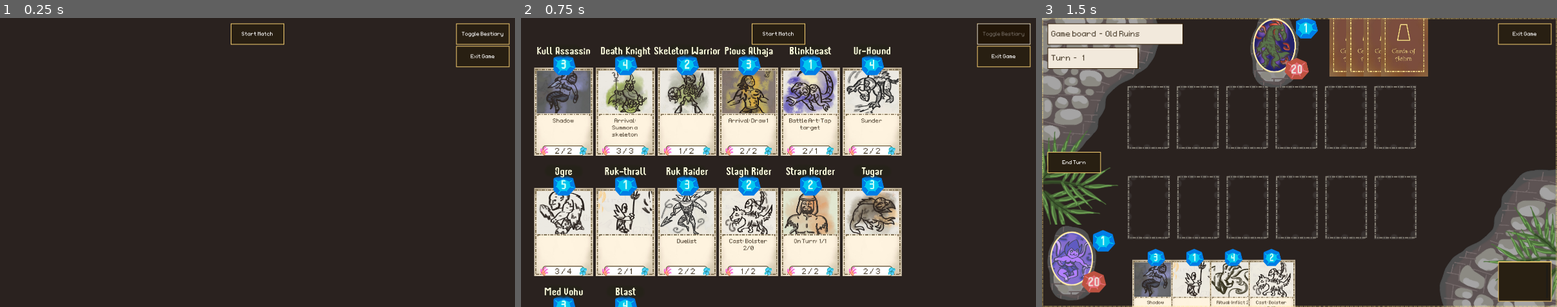
Above: before the commit, frames 1-3 (left to right).
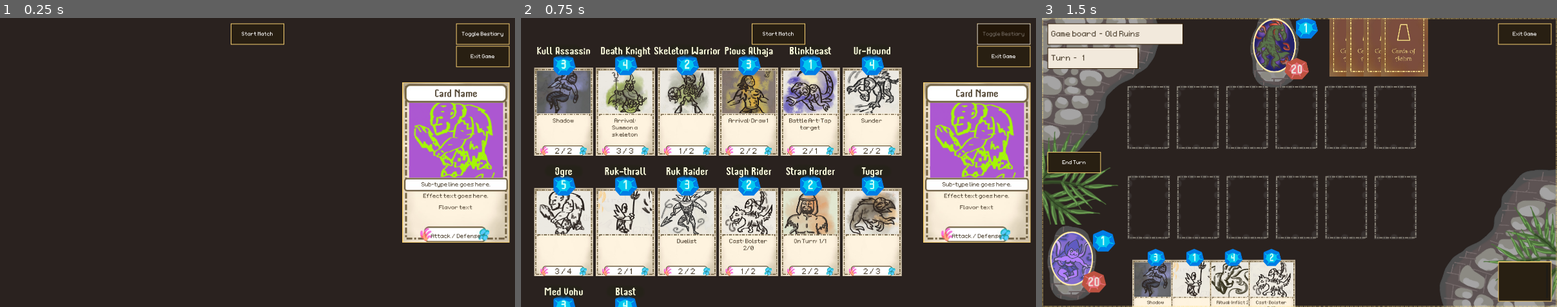
Above: after the commit, the same moments.

Repository: OttoElomaa/Godot-4-Ogre-Card-Game
Game: Godot game, scene res://GameScenes/MainMenu.tscn
Same seed, same stepped clock (60 frames per second), same inputs: the game is played once before the commit and once after it.
Inputs (mouse positions are in pixels of both pictures, inside the frame that each line leads up to):
- Up to frame 1 (0.25 s): no input
- Up to frame 2 (0.75 s): click (1005, 35) at 0.5 s
- Up to frame 3 (1.5 s): click (1299, 35) at 1.25 s

The runs differ from the first frame. In frame 1, 12% of the frame differs, in the area x 78-99%, y 22-78%; in frame 2, 12%; in frame 3, less than 0.1%.

Commit message:
Card hover on/off now goes through MyTools autoload, instead of signals. Split CardInfoPanel into its own scene and script

Diff:
--- a/Cards/card.gd
+++ b/Cards/card.gd
@@ -266,11 +266,13 @@
 
 #########################################################################
 func _on_area_2d_mouse_entered() -> void:
-	emit_signal("hoverOn", self)
+	#emit_signal("hoverOn", self)
+	MyTools.handleCardHover(true, self)
 
 
 func _on_area_2d_mouse_exited() -> void:
-	emit_signal("hoverOff", self)
+	#emit_signal("hoverOff", self)
+	MyTools.handleCardHover(false, self)
 
 
 
--- a/GameScenes/Autoloads/my_tools.gd
+++ b/GameScenes/Autoloads/my_tools.gd
@@ -57,6 +57,14 @@
 
 
 
+func handleCardHover(isHovering:bool, card:Card):
+	if States.gameState == States.GameStates.BESTIARY:
+		pass
+	else:
+		cardsManager.toggleCardHover(isHovering, card)
+
+
+
 func handleDrawCard(isEnemy:bool):
 	cardsManager.checkIsEnemyAnddrawCard(isEnemy)
 
--- a/GameScenes/Autoloads/states.gd
+++ b/GameScenes/Autoloads/states.gd
@@ -2,7 +2,7 @@
 
 
 enum GameStates {
-	PLAY, ATTACK, CARD_ACT_MENU, CAST, NONE
+	PLAY, ATTACK, CARD_ACT_MENU, CAST, NONE, BESTIARY
 }
 
 var gameState: GameStates = GameStates.PLAY
--- /dev/null
+++ b/GameScenes/CardInfoPanel.tscn
@@ -0,0 +1,75 @@
+[gd_scene load_steps=7 format=3 uid="uid://dtaqr72ueoeng"]
+
+[ext_resource type="StyleBox" uid="uid://jqa8dgagawo1" path="res://PanelStyles/SkillBarBoxStyle.tres" id="1_0kdtv"]
+[ext_resource type="Texture2D" uid="uid://bvnmf54c4ye2n" path="res://Art/CardComponents/card-background-texture-V4b-ForInfoPane.jpg" id="2_axiiv"]
+[ext_resource type="Script" uid="uid://cjv7n32vxaee8" path="res://GameScenes/cardInfoPanel.gd" id="2_o0dss"]
+[ext_resource type="LabelSettings" uid="uid://5ls01gsi27ws" path="res://Fonts/LabelSet-Header-Brown.tres" id="3_o0dss"]
+[ext_resource type="Texture2D" uid="uid://b7g66n14xrpak" path="res://Art/CardArt/card-art-base-card-idk.png" id="4_ykqoc"]
+[ext_resource type="LabelSettings" uid="uid://qjlnlywf0ted" path="res://Fonts/LabelSetSmallBrownCardText.tres" id="5_f5wib"]
+
+[node name="CardInfoPanel" type="PanelContainer"]
+custom_minimum_size = Vector2(400, 600)
+theme_override_styles/panel = ExtResource("1_0kdtv")
+script = ExtResource("2_o0dss")
+
+[node name="CardBackgroundTexture" type="TextureRect" parent="."]
+layout_mode = 2
+texture = ExtResource("2_axiiv")
+
+[node name="Margin" type="MarginContainer" parent="."]
+layout_mode = 2
+theme_override_constants/margin_left = 22
+theme_override_constants/margin_top = 20
+theme_override_constants/margin_right = 22
+theme_override_constants/margin_bottom = 10
+
+[node name="VBox" type="VBoxContainer" parent="Margin"]
+layout_mode = 2
+theme_override_constants/separation = 14
+
+[node name="NameLabel" type="Label" parent="Margin/VBox"]
+custom_minimum_size = Vector2(0, 40)
+layout_mode = 2
+text = "Card Name"
+label_settings = ExtResource("3_o0dss")
+horizontal_alignment = 1
+vertical_alignment = 2
+
+[node name="CardArt" type="TextureRect" parent="Margin/VBox"]
+layout_mode = 2
+texture = ExtResource("4_ykqoc")
+expand_mode = 5
+stretch_mode = 4
+
+[node name="VBox2" type="VBoxContainer" parent="Margin/VBox"]
+layout_mode = 2
+theme_override_constants/separation = 20
+
+[node name="SubTypeLine" type="Label" parent="Margin/VBox/VBox2"]
+layout_mode = 2
+text = "Sub-type line goes here."
+label_settings = ExtResource("5_f5wib")
+horizontal_alignment = 1
+
+[node name="EffectText" type="Label" parent="Margin/VBox/VBox2"]
+custom_minimum_size = Vector2(350, 0)
+layout_mode = 2
+text = "Effect text goes here."
+label_settings = ExtResource("5_f5wib")
+horizontal_alignment = 1
+autowrap_mode = 2
+
+[node name="FlavorTextLabel" type="Label" parent="Margin/VBox/VBox2"]
+custom_minimum_size = Vector2(350, 0)
+layout_mode = 2
+text = "Flavor text"
+label_settings = ExtResource("5_f5wib")
+horizontal_alignment = 1
+autowrap_mode = 2
+
+[node name="AttackDefenseLabel" type="Label" parent="Margin"]
+layout_mode = 2
+size_flags_vertical = 8
+text = "Attack / Defense"
+label_settings = ExtResource("5_f5wib")
+horizontal_alignment = 1
--- a/GameScenes/GameBoard.tscn
+++ b/GameScenes/GameBoard.tscn
@@ -18,12 +18,9 @@
 [ext_resource type="PackedScene" uid="uid://b7sjbfq7abkga" path="res://CardScriptsAndComponents/tableCardSlot.tscn" id="16_8xajj"]
 [ext_resource type="Texture2D" uid="uid://6b1b3mtorr35" path="res://Art/BoardComponents/UI-border-ninepatchrect-texture.png" id="17_7ll03"]
 [ext_resource type="LabelSettings" uid="uid://4clxhxygbncp" path="res://Fonts/LabelSettingSmallFontWhite.tres" id="18_tppv1"]
-[ext_resource type="StyleBox" path="res://PanelStyles/LabelTransparentBasicDark.tres" id="19_j663k"]
-[ext_resource type="StyleBox" path="res://PanelStyles/EmptyStyleBox.tres" id="20_tic85"]
-[ext_resource type="Texture2D" uid="uid://bvnmf54c4ye2n" path="res://Art/CardComponents/card-background-texture-V4b-ForInfoPane.jpg" id="21_rf3o6"]
-[ext_resource type="LabelSettings" uid="uid://5ls01gsi27ws" path="res://Fonts/LabelSet-Header-Brown.tres" id="22_fl608"]
-[ext_resource type="Texture2D" uid="uid://b7g66n14xrpak" path="res://Art/CardArt/card-art-base-card-idk.png" id="23_ytsuw"]
-[ext_resource type="LabelSettings" uid="uid://qjlnlywf0ted" path="res://Fonts/LabelSetSmallBrownCardText.tres" id="24_l7se8"]
+[ext_resource type="StyleBox" uid="uid://rj60koevpf8" path="res://PanelStyles/LabelTransparentBasicDark.tres" id="19_j663k"]
+[ext_resource type="StyleBox" uid="uid://csxe58yu2qsba" path="res://PanelStyles/EmptyStyleBox.tres" id="20_tic85"]
+[ext_resource type="PackedScene" uid="uid://dtaqr72ueoeng" path="res://GameScenes/CardInfoPanel.tscn" id="21_ufaws"]
 [ext_resource type="Script" uid="uid://cixenybew8sdp" path="res://GameScenes/battle_log_pane.gd" id="25_gfnca"]
 [ext_resource type="LabelSettings" uid="uid://bybi82ik7ric5" path="res://Fonts/LabelSettingSmallFontFaintGrey.tres" id="26_g4f50"]
 
@@ -409,72 +406,8 @@
 theme_override_constants/margin_right = 60
 theme_override_constants/margin_bottom = 20
 
-[node name="Panel" type="PanelContainer" parent="CanvasLayer/CardInfoPane"]
-custom_minimum_size = Vector2(400, 600)
-layout_mode = 2
-theme_override_styles/panel = ExtResource("12_i42kc")
-
-[node name="CardBackgroundTexture" type="TextureRect" parent="CanvasLayer/CardInfoPane/Panel"]
-layout_mode = 2
-texture = ExtResource("21_rf3o6")
-
-[node name="Margin" type="MarginContainer" parent="CanvasLayer/CardInfoPane/Panel"]
-layout_mode = 2
-theme_override_constants/margin_left = 22
-theme_override_constants/margin_top = 20
-theme_override_constants/margin_right = 22
-theme_override_constants/margin_bottom = 10
-
-[node name="VBox" type="VBoxContainer" parent="CanvasLayer/CardInfoPane/Panel/Margin"]
-layout_mode = 2
-theme_override_constants/separation = 14
-
-[node name="NameLabel" type="Label" parent="CanvasLayer/CardInfoPane/Panel/Margin/VBox"]
-custom_minimum_size = Vector2(0, 40)
-layout_mode = 2
-text = "Card Name"
-label_settings = ExtResource("22_fl608")
-horizontal_alignment = 1
-vertical_alignment = 2
-
-[node name="CardArt" type="TextureRect" parent="CanvasLayer/CardInfoPane/Panel/Margin/VBox"]
-layout_mode = 2
-texture = ExtResource("23_ytsuw")
-expand_mode = 5
-stretch_mode = 4
-
-[node name="VBox2" type="VBoxContainer" parent="CanvasLayer/CardInfoPane/Panel/Margin/VBox"]
-layout_mode = 2
-theme_override_constants/separation = 20
-
-[node name="SubTypeLine" type="Label" parent="CanvasLayer/CardInfoPane/Panel/Margin/VBox/VBox2"]
-layout_mode = 2
-text = "Sub-type line goes here."
-label_settings = ExtResource("24_l7se8")
-horizontal_alignment = 1
-
-[node name="EffectText" type="Label" parent="CanvasLayer/CardInfoPane/Panel/Margin/VBox/VBox2"]
-custom_minimum_size = Vector2(350, 0)
-layout_mode = 2
-text = "Effect text goes here."
-label_settings = ExtResource("24_l7se8")
-horizontal_alignment = 1
-autowrap_mode = 2
-
-[node name="FlavorTextLabel" type="Label" parent="CanvasLayer/CardInfoPane/Panel/Margin/VBox/VBox2"]
-custom_minimum_size = Vector2(350, 0)
-layout_mode = 2
-text = "Flavor text"
-label_settings = ExtResource("24_l7se8")
-horizontal_alignment = 1
-autowrap_mode = 2
-
-[node name="AttackDefenseLabel" type="Label" parent="CanvasLayer/CardInfoPane/Panel/Margin"]
-layout_mode = 2
-size_flags_vertical = 8
-text = "Attack / Defense"
-label_settings = ExtResource("24_l7se8")
-horizontal_alignment = 1
+[node name="CardInfoPanel" parent="CanvasLayer/CardInfoPane" instance=ExtResource("21_ufaws")]
+layout_mode = 2
 
 [node name="BattleLogPane" type="MarginContainer" parent="CanvasLayer"]
 anchors_preset = 3
--- a/GameScenes/MainMenu.tscn
+++ b/GameScenes/MainMenu.tscn
@@ -1,11 +1,12 @@
-[gd_scene load_steps=8 format=3 uid="uid://dhgg2oefy2y6e"]
+[gd_scene load_steps=9 format=3 uid="uid://dhgg2oefy2y6e"]
 
 [ext_resource type="Script" uid="uid://dojtnp1c1qm5h" path="res://GameScenes/main_menu.gd" id="1_jd835"]
 [ext_resource type="StyleBox" uid="uid://jqa8dgagawo1" path="res://PanelStyles/SkillBarBoxStyle.tres" id="2_b8l8w"]
 [ext_resource type="LabelSettings" uid="uid://4clxhxygbncp" path="res://Fonts/LabelSettingSmallFontWhite.tres" id="3_wqb3i"]
-[ext_resource type="StyleBox" path="res://PanelStyles/LabelTransparentBasicDark.tres" id="4_duqux"]
-[ext_resource type="StyleBox" path="res://PanelStyles/EmptyStyleBox.tres" id="5_26mog"]
+[ext_resource type="StyleBox" uid="uid://rj60koevpf8" path="res://PanelStyles/LabelTransparentBasicDark.tres" id="4_duqux"]
+[ext_resource type="StyleBox" uid="uid://csxe58yu2qsba" path="res://PanelStyles/EmptyStyleBox.tres" id="5_26mog"]
 [ext_resource type="PackedScene" uid="uid://b7sjbfq7abkga" path="res://CardScriptsAndComponents/tableCardSlot.tscn" id="6_b8l8w"]
+[ext_resource type="PackedScene" uid="uid://dtaqr72ueoeng" path="res://GameScenes/CardInfoPanel.tscn" id="6_duqux"]
 [ext_resource type="Script" uid="uid://d0w7g3qrh1m43" path="res://GameScenes/cards_manager.gd" id="7_wqb3i"]
 
 [node name="MainMenu" type="Node2D"]
@@ -92,6 +93,22 @@
 theme_override_styles/hover = ExtResource("4_duqux")
 theme_override_styles/normal = ExtResource("5_26mog")
 
+[node name="CardInfoPane" type="MarginContainer" parent="CanvasLayer"]
+anchors_preset = 6
+anchor_left = 1.0
+anchor_top = 0.5
+anchor_right = 1.0
+anchor_bottom = 0.5
+offset_left = -400.0
+offset_top = -300.0
+offset_bottom = 300.0
+grow_horizontal = 0
+grow_vertical = 2
+theme_override_constants/margin_right = 20
+
+[node name="CardInfoPanel" parent="CanvasLayer/CardInfoPane" instance=ExtResource("6_duqux")]
+layout_mode = 2
+
 [node name="Bestiary" type="Node2D" parent="."]
 
 [node name="Cards" type="Node2D" parent="Bestiary"]
--- /dev/null
+++ b/GameScenes/cardInfoPanel.gd
@@ -0,0 +1,27 @@
+extends PanelContainer
+
+
+
+
+
+func toggleCardInfo(enable:bool, card:Card):
+
+	#### HIDE
+	if not enable:
+		hide()
+		return
+
+	#### SHOW
+	show()
+	$Margin/VBox/NameLabel.text = card.cardName
+	$Margin/VBox/CardArt.texture = card.cardArt
+
+	$Margin/VBox/VBox2/SubTypeLine.text = "%s - %s" % [card.cardTypeStr,card.subTypeStr]
+
+	#if card.effectText != "":
+	$Margin/VBox/VBox2/EffectText.text = card.effectText
+
+
+	$Margin/VBox/VBox2/FlavorTextLabel.text = card.flavorText
+
+	$Margin/AttackDefenseLabel.text = "%d / %d" % [card.tempDamage,card.tempHealth]
--- a/GameScenes/cards_manager.gd
+++ b/GameScenes/cards_manager.gd
@@ -293,24 +293,21 @@
 
 
 
-func onHoverCard(card:Card):
-	prints("hover on card: ", card)
-	toggleCardHighlight(card, true)
-
-	card.toggleCardName(true)
+func toggleCardHover(isHovering:bool, card:Card):
+	if isHovering:
+		prints("hover on card: ", card)
+		toggleCardHighlight(card, true)
+
+	else:
+		prints("hover on card off: ", card)
+		toggleHighlightTwo(false, card)
+
+	toggleCardHighlight(card, isHovering)
+	card.toggleCardName(isHovering)
 	hoverCheckNeeded = true
-	#mainCardInfoShown = true
-	#main.toggleCardInfo(true, card)
-
-
-
-func onHoverCardOff(card:Card):
-	prints("hover on card off: ", card)
-	toggleCardHighlight(card, false)
-	toggleHighlightTwo(false, card)
-
-	card.toggleCardName(false)
-	hoverCheckNeeded = true
+
+
+
 
 
 
@@ -364,8 +361,9 @@
 
 
 func connectCardSignal(card:Card):
-	card.connect("hoverOn", onHoverCard)
-	card.connect("hoverOff", onHoverCardOff)
+	pass
+	#card.connect("hoverOn", onHoverCard)
+	#card.connect("hoverOff", onHoverCardOff)
 
 ####################################################
 
--- a/GameScenes/gameBoard.gd
+++ b/GameScenes/gameBoard.gd
@@ -188,27 +188,8 @@
 
 
 func toggleCardInfo(enable:bool, card:Card):
-	var cardInfo := $CanvasLayer/CardInfoPane
-
-	#### HIDE
-	if not enable:
-		cardInfo.hide()
-		return
-
-	#### SHOW
-	cardInfo.show()
-	cardInfo.get_node("Panel/Margin/VBox/NameLabel").text = card.cardName
-	cardInfo.get_node("Panel/Margin/VBox/CardArt").texture = card.cardArt
-
-	cardInfo.get_node("Panel/Margin/VBox/VBox2/SubTypeLine").text = "%s - %s" % [card.cardTypeStr,card.subTypeStr]
-
-	#if card.effectText != "":
-	cardInfo.get_node("Panel/Margin/VBox/VBox2/EffectText").text = card.effectText
-
-
-	cardInfo.get_node("Panel/Margin/VBox/VBox2/FlavorTextLabel").text = card.flavorText
-
-	cardInfo.get_node("Panel/Margin/AttackDefenseLabel").text = "%d / %d" % [card.tempDamage,card.tempHealth]
+	var cardInfo := $CanvasLayer/CardInfoPane/CardInfoPanel
+	cardInfo.toggleCardInfo(enable, card)
 
 
 
--- a/GameScenes/main_menu.gd
+++ b/GameScenes/main_menu.gd
@@ -55,6 +55,7 @@
 
 	if not bestiaryVisible:
 		bestiaryVisible = true
+		States.gameState = States.GameStates.BESTIARY
 		$Bestiary.show()
 
 		var allCards:Array = loadCardsInFolder("res://Cards/Depths/")
Not shown: 1 places in Cards/card.tscn that only renumber resources
Not shown: 1 places in GameScenes/GameBoard.tscn that only renumber resources
Not shown, added: GameScenes/cardInfoPanel.gd.uid
